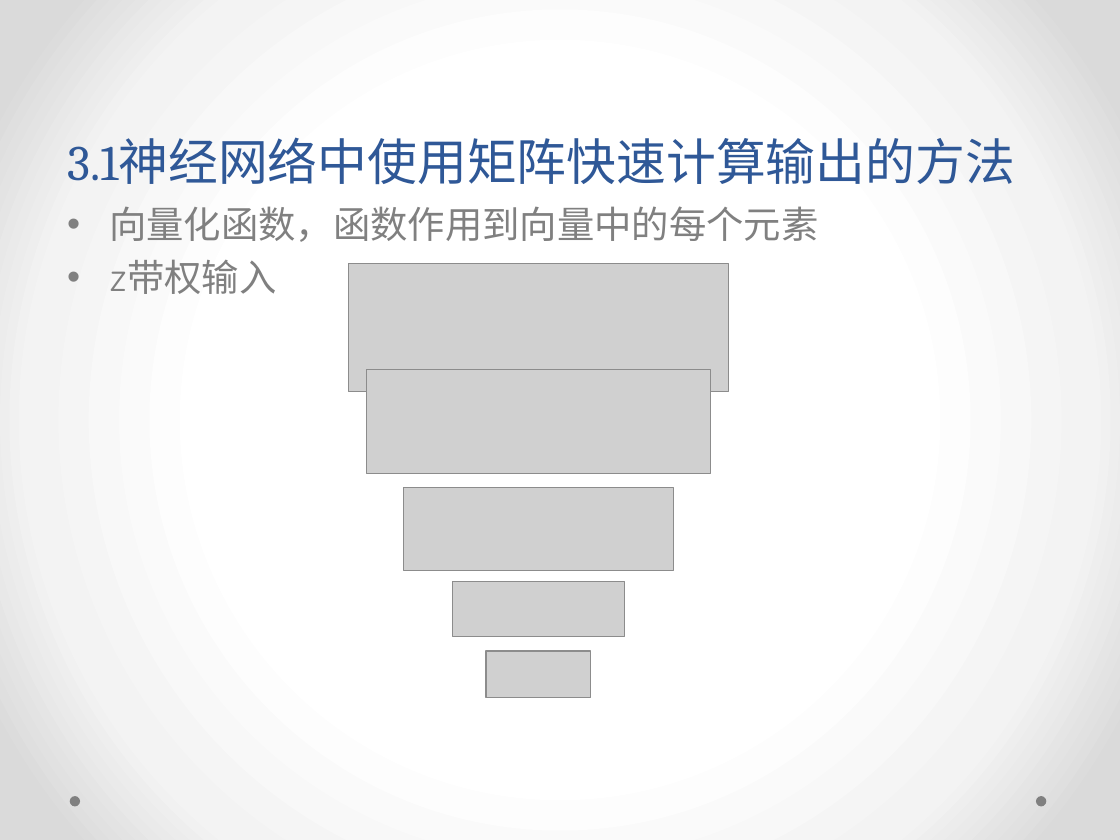
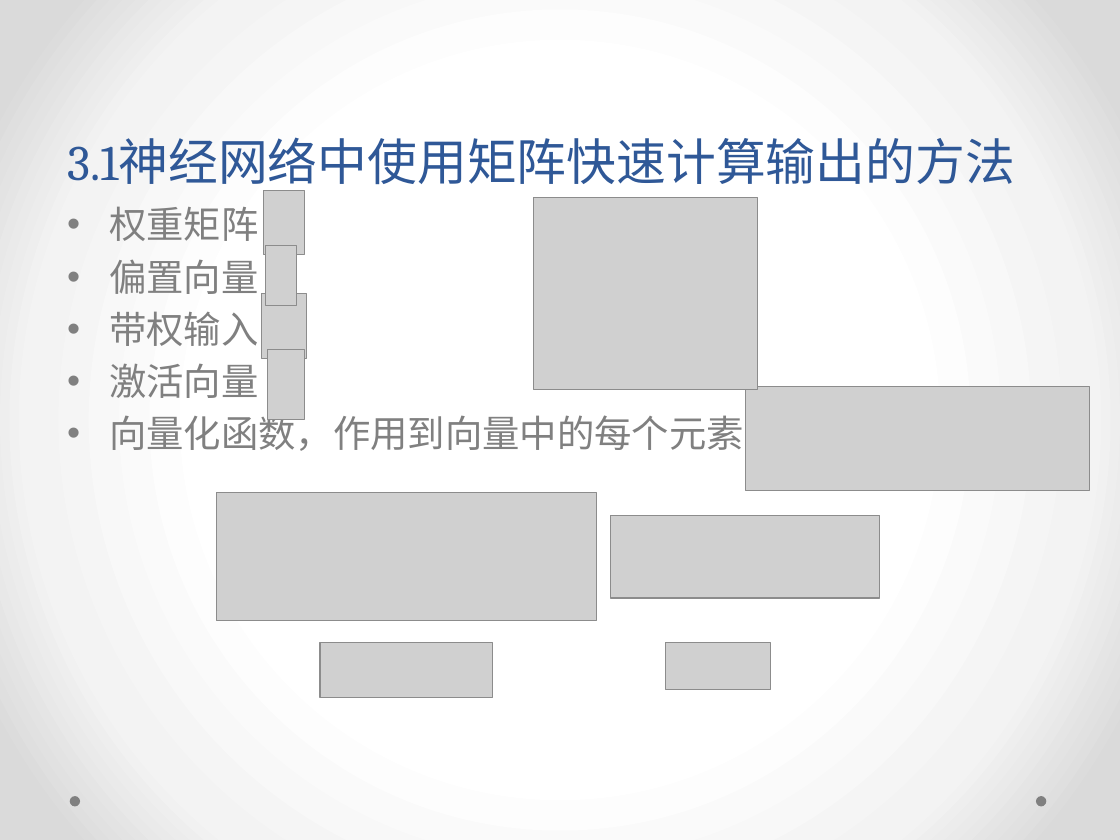
Before and after one commit to yish0000/neuralnetwork, a slide deck: slide 40 of 深度学习数学原理初探.pptx. Drawn at 1120x840 pixels with LibreOffice and Linux fonts; fonts in the diff are those of the drawing; grey boxes stand for pictures; background and template pictures are left out. Boxes give left, top, right and bottom in pixels: in the first picture for what was removed or moved away, otherwise in the second. Text is boxed around its words. In the diff, an @@ line names an element or a change of style, - is before the commit and + after.

Commit message:
ppt

```diff
--- a/深度学习数学原理初探.pptx
+++ b/深度学习数学原理初探.pptx
@@ text at [109,206,744,451]: text changed @@
-• 向量化函数，函数作用到向量中的每个元素
-• z带权输⼊
+• 权重矩阵
+• 偏置向量
+• 带权输⼊
+• 激活向量
+• 向量化函数，作用到向量中的每个元素
@@ picture added at [264,190,305,254] @@
@@ picture added at [533,198,757,390] @@
@@ picture added at [265,245,297,305] @@
@@ picture added at [262,293,307,358] @@
@@ picture added at [268,349,305,420] @@
@@ picture: place and size @@
-picture at [366,370,710,474]
+picture at [745,386,1089,491]
@@ picture: place and size @@
-picture at [348,263,729,392]
+picture at [216,493,597,622]
@@ picture: place and size @@
-picture at [403,487,673,570]
+picture at [610,515,880,598]
@@ picture: place and size @@
-picture at [452,581,625,636]
+picture at [320,643,493,698]
@@ picture: place and size @@
-picture at [486,651,591,698]
+picture at [665,643,771,690]
```
Also in this commit, not shown: 10 other slides changed.
